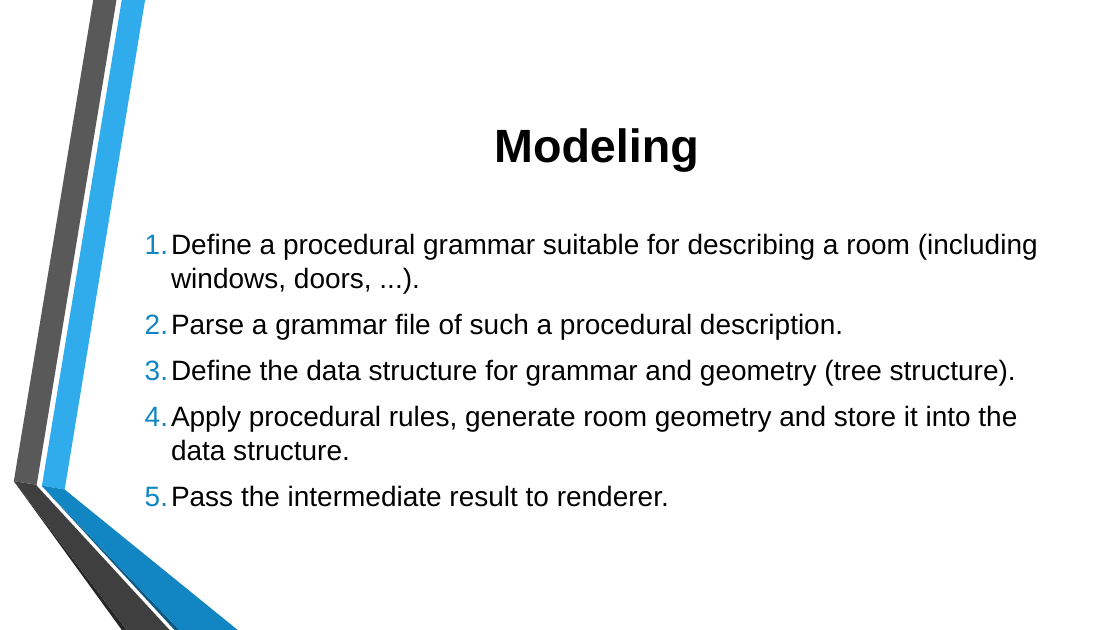
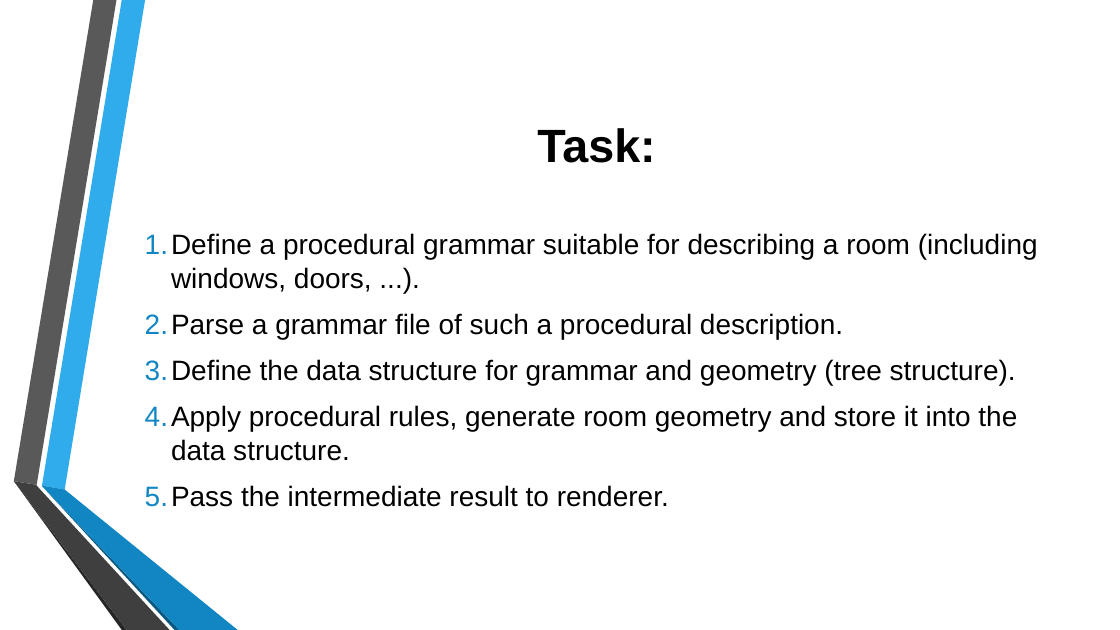
Before and after one commit to jtrillos/ProceduralModelingProject, a slide deck: slide 3 of Final Presentation.pptx. Drawn at 1120x630 pixels with LibreOffice and Linux fonts; fonts in the diff are those of the drawing; background and template pictures are left out. Boxes give left, top, right and bottom in pixels: in the first picture for what was removed or moved away, otherwise in the second. Text is boxed around its words. In the diff, an @@ line names an element or a change of style, - is before the commit and + after.

```diff
--- a/Final Presentation.pptx
+++ b/Final Presentation.pptx
@@ title at <box>537,128,655,163</box>: text changed @@
-Modeling
+Task:
```
Also in this commit, not shown: 7 other slides changed, 1 other file.
